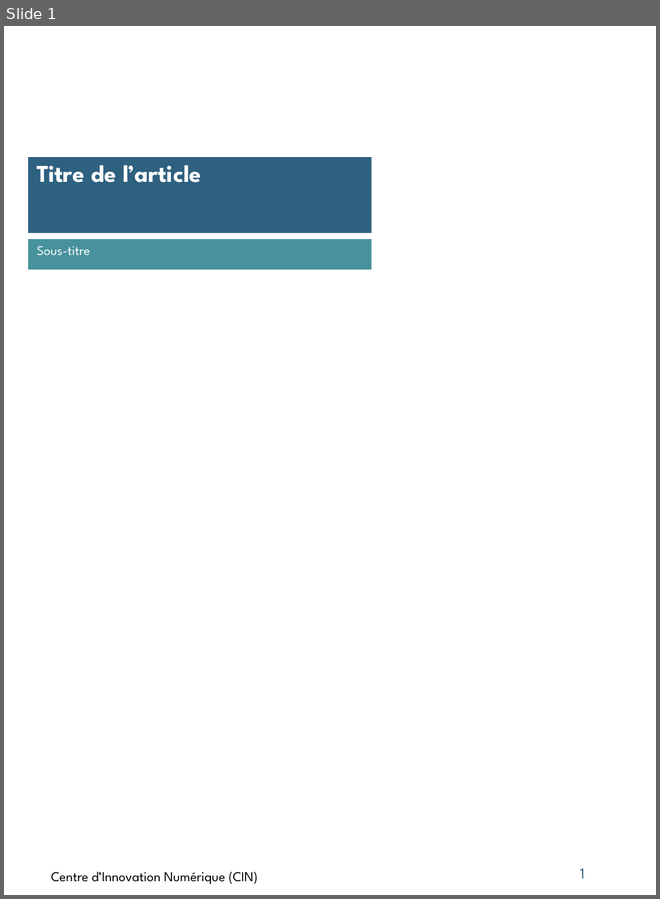
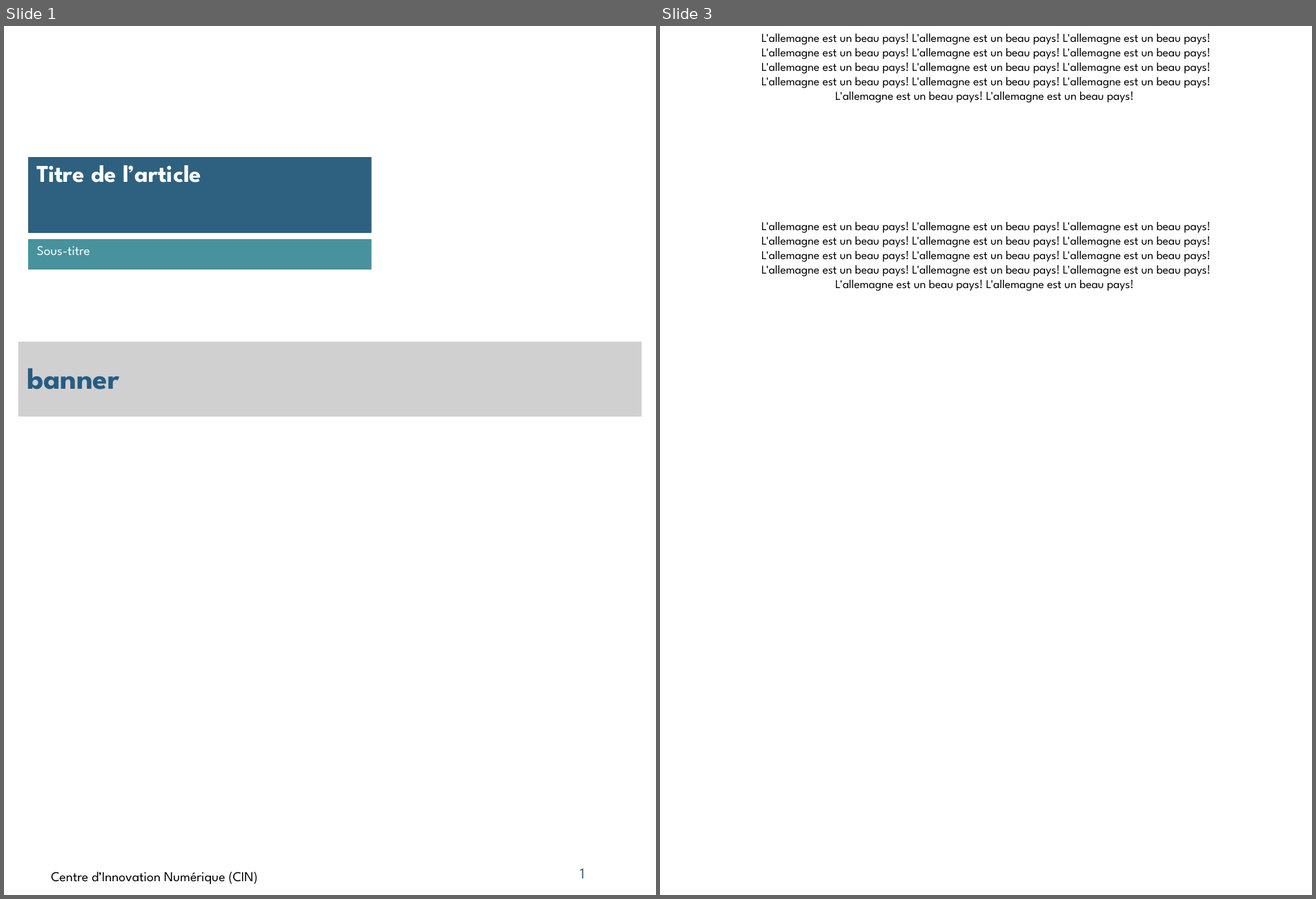
Before and after one commit to Msa360/pptx_template_cin, a slide deck: powerpoints/test.pptx. Shown side by side, each under a label of ours: slide 1 before the commit, slides 1 and 3 after it; the slides between them are not shown. The pictures are 660x899 and 1316x899 pixels, drawn with LibreOffice and Linux fonts; fonts in the diff are those of the drawing; grey boxes stand for pictures; background and template pictures are left out. Boxes give left, top, right and bottom in pixels: in the first picture for what was removed or moved away, otherwise in the second. Text is boxed around its words. In the diff, an @@ line names an element or a change of style, - is before the commit and + after.

```diff
--- a/powerpoints/test.pptx
+++ b/powerpoints/test.pptx
@@ slide 3 added at box(660, 26, 1312, 895), background #FFFFFF @@
@@ text added at box(761, 34, 1211, 103), 10 pt, text #000000 @@
+L'allemagne est un beau pays! L'allemagne est un beau pays! L'allemagne est un beau pays!
+L'allemagne est un beau pays! L'allemagne est un beau pays! L'allemagne est un beau pays!
+L'allemagne est un beau pays! L'allemagne est un beau pays! L'allemagne est un beau pays!
+L'allemagne est un beau pays! L'allemagne est un beau pays! L'allemagne est un beau pays!
+L'allemagne est un beau pays! L'allemagne est un beau pays!
@@ text added at box(761, 222, 1211, 291), 10 pt, text #000000 @@
+L'allemagne est un beau pays! L'allemagne est un beau pays! L'allemagne est un beau pays!
+L'allemagne est un beau pays! L'allemagne est un beau pays! L'allemagne est un beau pays!
+L'allemagne est un beau pays! L'allemagne est un beau pays! L'allemagne est un beau pays!
+L'allemagne est un beau pays! L'allemagne est un beau pays! L'allemagne est un beau pays!
+L'allemagne est un beau pays! L'allemagne est un beau pays!
@@ slide 1 changed as well @@
@@ picture added at box(18, 341, 642, 417), 24.8 pt, text #265C84, bold @@
+banner
```
Also in this commit, not shown: 1 other slide changed, 7 other files.
